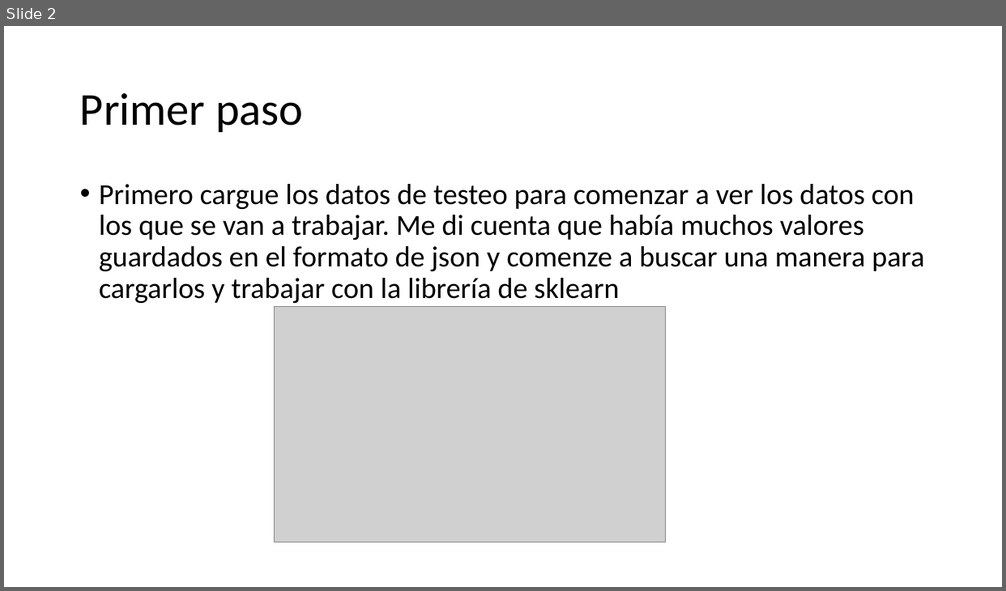
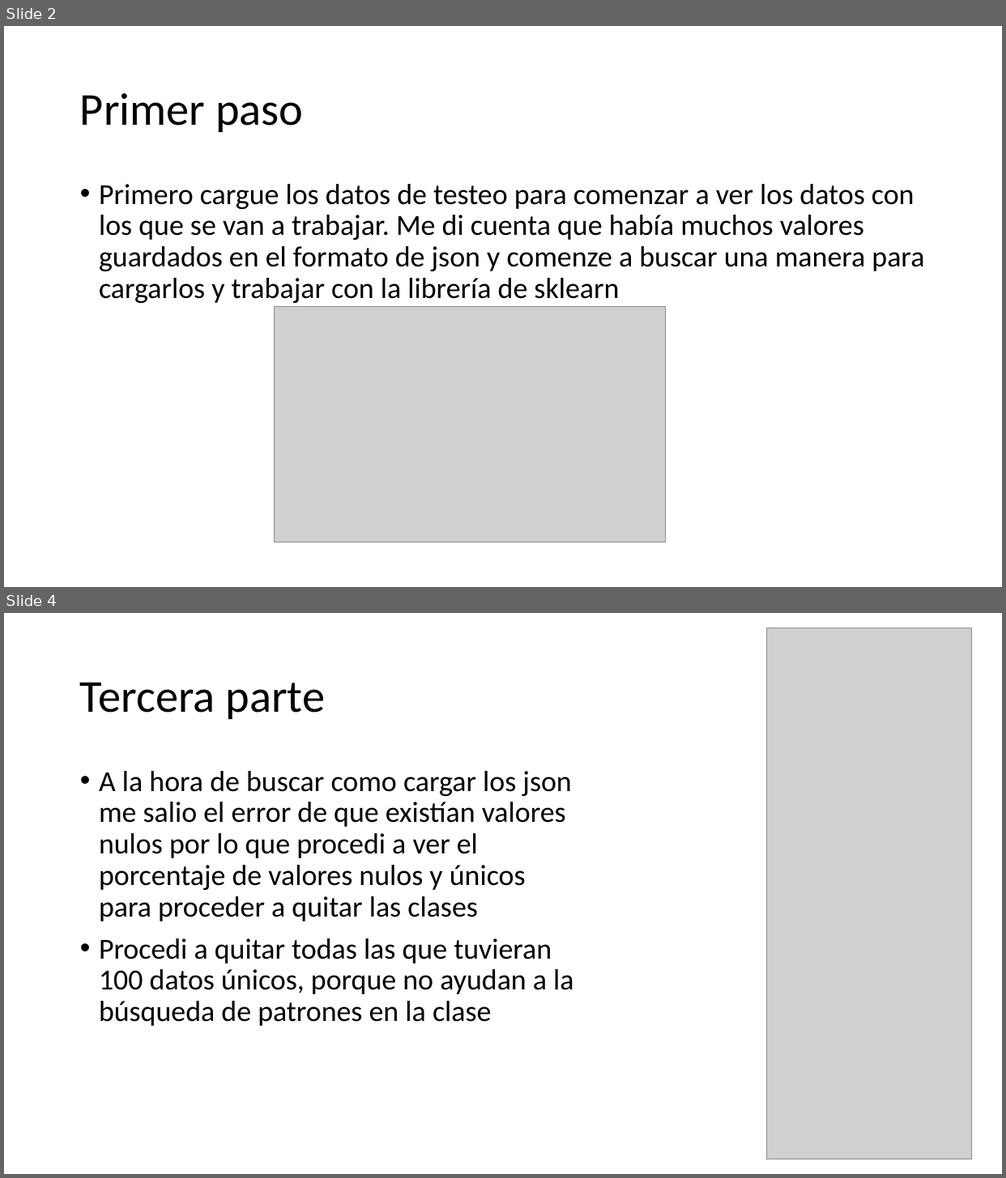
Before and after one commit to alfonsocv12/AILaSalleClass2019, a slide deck: examenSegundoParcial/Documentacion.pptx. Shown one above the other, each under a label of ours: slide 2 before the commit, slides 2 and 4 after it; the slides between them are not shown. The pictures are 1006x591 and 1006x1178 pixels, drawn with LibreOffice and Linux fonts; fonts in the diff are those of the drawing; grey boxes stand for pictures. Boxes give left, top, right and bottom in pixels: in the first picture for what was removed or moved away, otherwise in the second. Text is boxed around its words. In the diff, an @@ line names an element or a change of style, - is before the commit and + after.

```diff
--- a/examenSegundoParcial/Documentacion.pptx
+++ b/examenSegundoParcial/Documentacion.pptx
@@ slide 4 added at [4,613,1002,1174], background #FFFFFF @@
@@ picture added at [767,628,971,1160] @@
@@ title added at [80,682,326,719], 44 pt, text #000000 @@
+Tercera parte
@@ text added at [99,771,573,1026], 28 pt, text #000000 @@
+• A la hora de buscar como cargar los json me salio el error de que existían valores nulos por lo que procedi a ver el porcentaje de valores nulos y únicos para proceder a quitar las clases
+• Procedi a quitar todas las que tuvieran 100 datos únicos, porque no ayudan a la búsqueda de patrones en la clase
```
Also in this commit, not shown: 2 other slides added, 1 slide removed, 2 other files.
